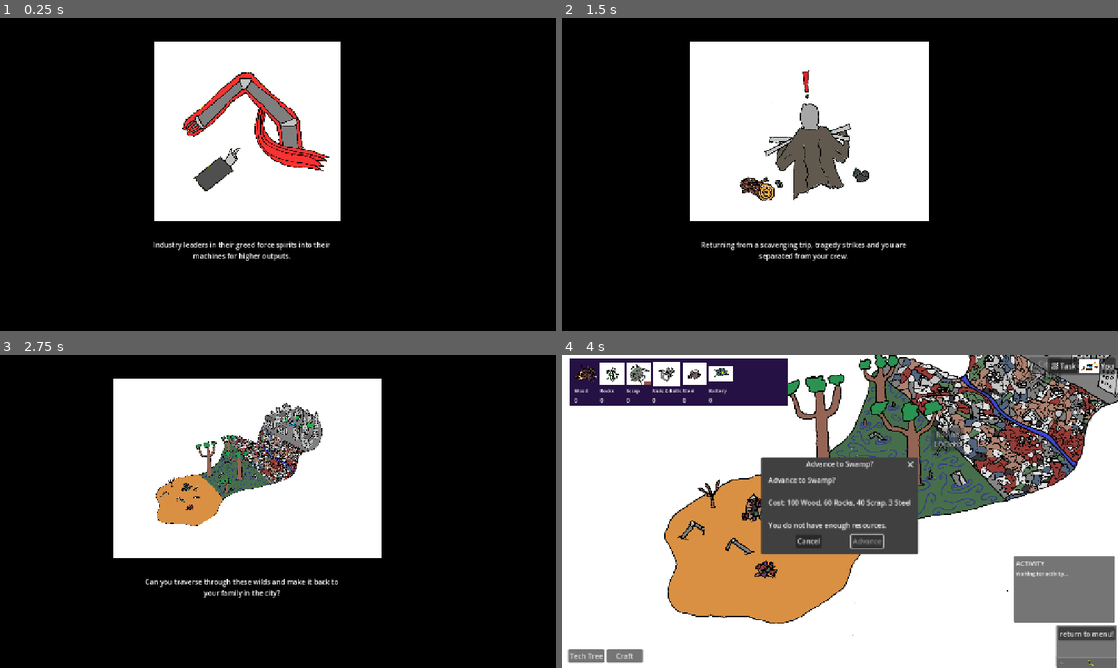
Above: before the commit, frames 1-4 (two rows, left to right).
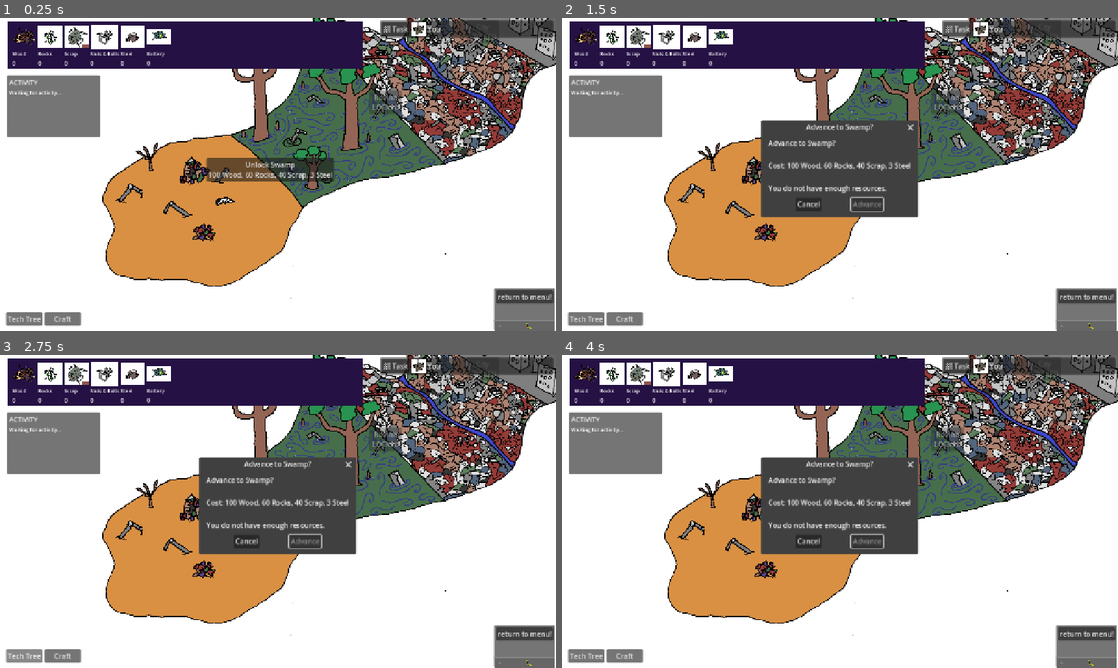
Above: after the commit, the same moments.

Repository: ChrstphrHll/brackeys2026.2
Game: Godot game, scene res://game.tscn
Two runs of this game, one before a commit and one after it. Both use one fixed random seed, a clock stepped at 60 frames per second and the inputs below. The engine's default icon, where the game draws it, is replaced by a stand-in: a white triangle on a blue panel in a dark square.
Inputs:
- Up to frame 1 (0.25 s): no input
- Up to frame 2 (1.5 s): click "Unlock Swamp 100 Wood, 60 Roc…" at 0.5 s; click "Task" at 1.25 s
- Up to frame 3 (2.75 s): click "Tech Tree" at 2 s
- Up to frame 4 (4 s): click "Craft" at 2.75 s; click "Unlock Swamp 100 Wood, 60 Roc…" at 3.5 s

The runs differ from the first frame. In frame 1, 93% of the frame differs, in the area x 0-100%, y 0-100%; in frame 2, 91%; in frame 3, 90%; in frame 4, 12%.

Commit message:
addressing feedback

Diff:
--- a/game.gd
+++ b/game.gd
@@ -109,6 +109,7 @@
 	var player = machine_scene.instantiate()
 
 	player.machine_name = "You"
+	player.machine_icon = preload("res://assets/you.png")
 	player.is_player = true
 
 	# The human is deliberately awful.
@@ -274,7 +275,7 @@
 
 
 func _on_machine_added(machine: Machine) -> void:
-	$UI/Machines.add_child(machine)
+	$UI/MachinesScrollContainer/Machines.add_child(machine)
 
 
 func _on_crafting_button_pressed():
--- a/game.tscn
+++ b/game.tscn
@@ -53,6 +53,35 @@
 grow_vertical = 2
 mouse_filter = 2
 
+[node name="ActivityLog" type="PanelContainer" parent="UI" unique_id=278902719]
+layout_mode = 0
+offset_left = 22.33
+offset_top = 125.80499
+offset_right = 237.33
+offset_bottom = 267.80493
+mouse_filter = 2
+script = ExtResource("7_j5wjh")
+
+[node name="MarginContainer" type="MarginContainer" parent="UI/ActivityLog" unique_id=1895138478]
+layout_mode = 2
+theme_override_constants/margin_left = 5
+theme_override_constants/margin_top = 5
+theme_override_constants/margin_right = 5
+theme_override_constants/margin_bottom = 5
+
+[node name="VBoxContainer" type="VBoxContainer" parent="UI/ActivityLog/MarginContainer" unique_id=761059380]
+layout_mode = 2
+
+[node name="Title" type="Label" parent="UI/ActivityLog/MarginContainer/VBoxContainer" unique_id=1729206976]
+layout_mode = 2
+theme_override_font_sizes/font_size = 15
+text = "ACTIVITY"
+
+[node name="Entries" type="Label" parent="UI/ActivityLog/MarginContainer/VBoxContainer" unique_id=840889604]
+layout_mode = 2
+theme_override_font_sizes/font_size = 12
+autowrap_mode = 3
+
 [node name="MapMarkers" type="Control" parent="UI" unique_id=130764579]
 layout_mode = 1
 anchors_preset = 15
@@ -87,7 +116,7 @@
 layout_mode = 0
 offset_left = 25.0
 offset_top = 2.0
-offset_right = 526.0
+offset_right = 840.0
 offset_bottom = 111.0
 mouse_filter = 2
 color = Color(0.14703667, 0.06607689, 0.26568013, 1)
@@ -100,15 +129,20 @@
 offset_bottom = 68.0
 script = ExtResource("3_feb5d")
 
-[node name="Machines" type="VBoxContainer" parent="UI" unique_id=1846919649]
+[node name="MachinesScrollContainer" type="ScrollContainer" parent="UI" unique_id=1260706866]
 layout_mode = 1
 anchors_preset = 11
 anchor_left = 1.0
 anchor_right = 1.0
 anchor_bottom = 1.0
-offset_left = -76.0
+offset_left = -399.0
 grow_horizontal = 0
 grow_vertical = 2
+
+[node name="Machines" type="VBoxContainer" parent="UI/MachinesScrollContainer" unique_id=1846919649]
+layout_mode = 2
+size_flags_horizontal = 3
+size_flags_vertical = 3
 
 [node name="TechTreeButton" type="Button" parent="UI" unique_id=2015784784]
 layout_mode = 0
@@ -129,12 +163,16 @@
 [node name="TechTreeMenu" parent="UI" unique_id=821310349 instance=ExtResource("4_fc0e3")]
 z_index = 100
 layout_mode = 1
+offset_top = 91.0
+offset_right = -398.0
 
 [node name="ZoneConfirmDialog" type="ConfirmationDialog" parent="UI" unique_id=1452456144]
 
 [node name="CraftingMenu" parent="UI" unique_id=739515634 instance=ExtResource("7_eow3j")]
 visible = false
 layout_mode = 1
+offset_top = 93.0
+offset_right = -405.0
 
 [node name="ScavengeResult" type="Label" parent="UI" unique_id=805612542]
 layout_mode = 0
@@ -142,42 +180,6 @@
 offset_top = 562.0
 offset_right = 732.0
 offset_bottom = 585.0
-
-[node name="ActivityLog" type="PanelContainer" parent="UI" unique_id=278902719]
-layout_mode = 1
-anchors_preset = -1
-anchor_left = 1.0
-anchor_top = 1.0
-anchor_right = 1.0
-anchor_bottom = 1.0
-offset_left = -234.0
-offset_top = -247.0
-offset_right = -1.0
-offset_bottom = -95.0
-grow_horizontal = 0
-grow_vertical = 0
-mouse_filter = 2
-script = ExtResource("7_j5wjh")
-
-[node name="MarginContainer" type="MarginContainer" parent="UI/ActivityLog" unique_id=1895138478]
-layout_mode = 2
-theme_override_constants/margin_left = 5
-theme_override_constants/margin_top = 5
-theme_override_constants/margin_right = 5
-theme_override_constants/margin_bottom = 5
-
-[node name="VBoxContainer" type="VBoxContainer" parent="UI/ActivityLog/MarginContainer" unique_id=761059380]
-layout_mode = 2
-
-[node name="Title" type="Label" parent="UI/ActivityLog/MarginContainer/VBoxContainer" unique_id=1729206976]
-layout_mode = 2
-theme_override_font_sizes/font_size = 15
-text = "ACTIVITY"
-
-[node name="Entries" type="Label" parent="UI/ActivityLog/MarginContainer/VBoxContainer" unique_id=840889604]
-layout_mode = 2
-theme_override_font_sizes/font_size = 12
-autowrap_mode = 3
 
 [node name="DebuggingUI" type="Control" parent="." unique_id=2104493506]
 layout_mode = 3
@@ -214,6 +216,7 @@
 text = "return to menu!"
 
 [node name="Opening" parent="." unique_id=926457140 instance=ExtResource("8_j5wjh")]
+visible = false
 
 [node name="NoOneCutscene" type="Timer" parent="." unique_id=1806355874]
 wait_time = 60.0
--- a/machines/machine.gd
+++ b/machines/machine.gd
@@ -6,8 +6,21 @@
 static var next_machine_id: int = 1
 
 
+var machine_images = [
+	preload("res://assets/machines/Bulldozer2.png"),
+	preload("res://assets/machines/image_29.png"),
+	preload("res://assets/machines/image_31.png"),
+	preload("res://assets/machines/image_33.png"),
+	preload("res://assets/machines/image_34.png"),
+	preload("res://assets/machines/image_35.png"),
+	preload("res://assets/machines/Tractor2.png"),
+	preload("res://assets/machines/wagon.png"),
+	preload("res://assets/Bulldozer.png")
+]
+
+
 @export var machine_name: String = "Machine"
-@export var machine_icon: Texture2D = preload("res://assets/Bulldozer.png")
+@export var machine_icon: Texture2D = _get_random_machine()
 
 @export var is_player: bool = false
 
@@ -35,6 +48,10 @@
 func _init():
 	id = next_machine_id
 	next_machine_id += 1
+
+
+func _get_random_machine():
+	var index = randi() % machine_images.size()
 
 
 func _ready():
--- a/ui/crafting_menu.tscn
+++ b/ui/crafting_menu.tscn
@@ -21,15 +21,6 @@
 grow_horizontal = 2
 grow_vertical = 2
 script = ExtResource("1_srlpo")
-
-[node name="Dimmer" type="ColorRect" parent="." unique_id=1696872541]
-layout_mode = 1
-anchors_preset = 15
-anchor_right = 1.0
-anchor_bottom = 1.0
-grow_horizontal = 2
-grow_vertical = 2
-color = Color(0, 0, 0, 0.4392157)
 
 [node name="OuterMargin" type="MarginContainer" parent="." unique_id=2070994073]
 layout_mode = 1
@@ -92,7 +83,7 @@
 
 [node name="GridContainer" type="GridContainer" parent="OuterMargin/Panel/InnerMargin/VBox/HBoxContainer/ResourceVBox/ResourceScrollBox" unique_id=439570529]
 layout_mode = 2
-columns = 4
+size_flags_horizontal = 3
 
 [node name="MachineVBox" type="VBoxContainer" parent="OuterMargin/Panel/InnerMargin/VBox/HBoxContainer" unique_id=11785157]
 layout_mode = 2
--- a/ui/crafting_recipe.tscn
+++ b/ui/crafting_recipe.tscn
@@ -4,8 +4,8 @@
 [ext_resource type="Texture2D" uid="uid://b58r61ks3ekh5" path="res://icon.svg" id="2_rlpvi"]
 
 [node name="CraftingRecipe" type="Button" unique_id=2138880391]
-custom_minimum_size = Vector2(120, 80)
-custom_maximum_size = Vector2(120, 80)
+custom_minimum_size = Vector2(200, 80)
+custom_maximum_size = Vector2(200, 80)
 propagate_maximum_size = true
 clip_contents = true
 anchors_preset = 15
Binary file added: assets/machines/Bulldozer2.png
Not shown, added: assets/machines/Bulldozer2.png.import
Binary file added: assets/machines/Tractor2.png
Not shown, added: assets/machines/Tractor2.png.import
Binary file added: assets/machines/image_29.png
Not shown, added: assets/machines/image_29.png.import
Binary file added: assets/machines/image_31.png
Not shown, added: assets/machines/image_31.png.import
Binary file added: assets/machines/image_33.png
Not shown, added: assets/machines/image_33.png.import
Binary file added: assets/machines/image_34.png
Not shown, added: assets/machines/image_34.png.import
(and 6 more such lines)
